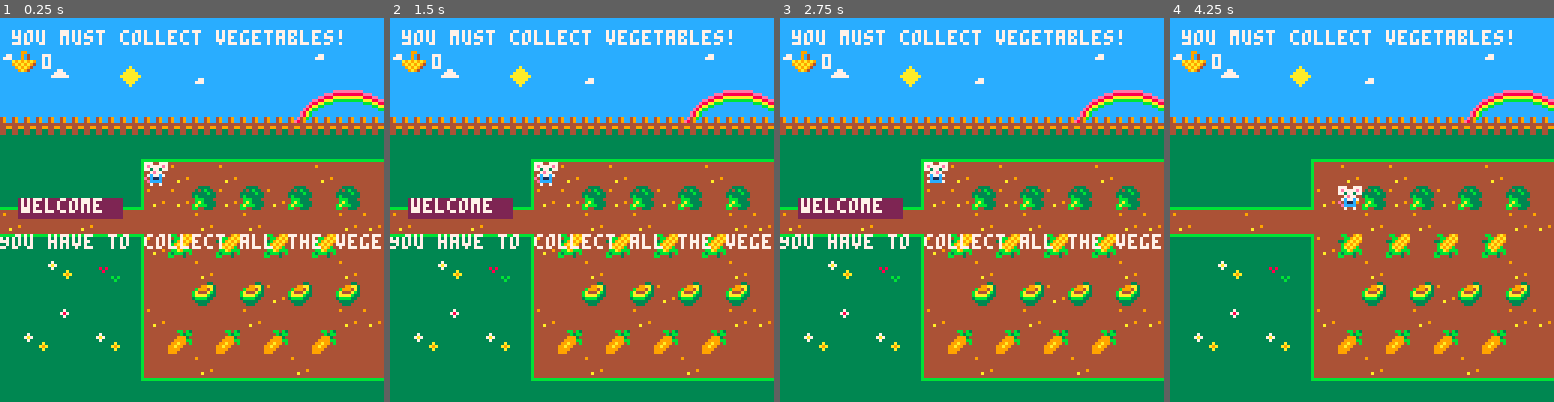
Above: before the commit, frames 1-4 (left to right).
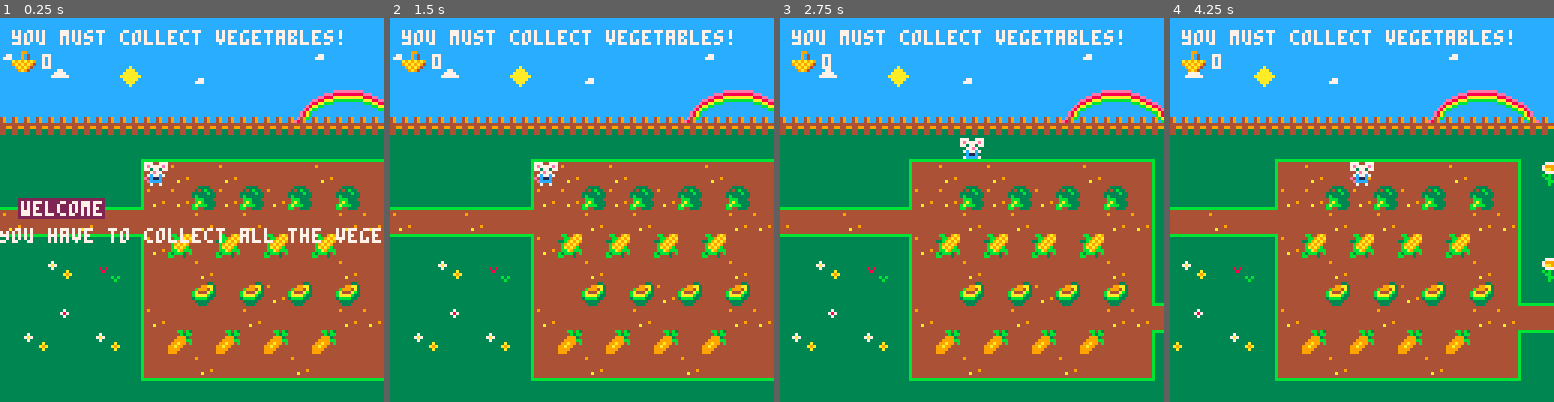
Above: after the commit, the same moments.

Repository: adatechschool/projet-collectif---pico-8-eline-bradley-france
Game: PICO-8 cartridge version6.p8
Same seed, same stepped clock (60 frames per second), same inputs: the game is played once before the commit and once after it.
Inputs:
- Up to frame 1 (0.25 s): no input
- Up to frame 2 (1.5 s): tap X (X key) at 0.33, 1.07 s; tap O (Z key) at 0.7 s
- Up to frame 3 (2.75 s): hold Right 1.6-2.1 s; tap O (Z key) at 1.7, 2.1, 2.5 s; tap X (X key) at 1.85 s; hold Up 2.15-2.42 s; hold Right from 2.47 s (still down)
- Up to frame 4 (4.25 s): tap O (Z key) every 0.4 s from 2.9 to 4.1 s; tap X (X key) at 2.97, 4.08 s; release Right at 3.03 s; hold Left 3.08-3.58 s; hold Down 3.63-3.97 s; hold Right from 4.02 s (still down)

The runs differ from the first frame. In frame 1, 2.2% of the frame differs, in the area x 0-100%, y 46-61%; in frame 2, 2.9%; in frame 3, 16%; in frame 4, 20%, in the area x 0-100%, y 9-95%.

Commit message:
rectfill title fixed

Diff:
--- a/version6.p8
+++ b/version6.p8
@@ -169,15 +169,15 @@
 function draw_msg()
 	if messages[1] then
 		local y = 60
-		rectfill(6, y, 40, y + 6, 2)
-		print(msg_title, 7, y, 7)
-		print(messages[1], 0, y + 12, 7)
+		rectfill(6, y,6+#msg_title*4, y + 6, 2)
+		print(msg_title, 7, y+1, 7)
+		print(messages[1], 0, y + 10, 7)
 	end
 end
 
 -- Enables the message to be deleted from table
 function update_msg()
-	if btnp(X) then
+	if btnp(❎) then
 		deli(messages, 1)
 	end
 end
